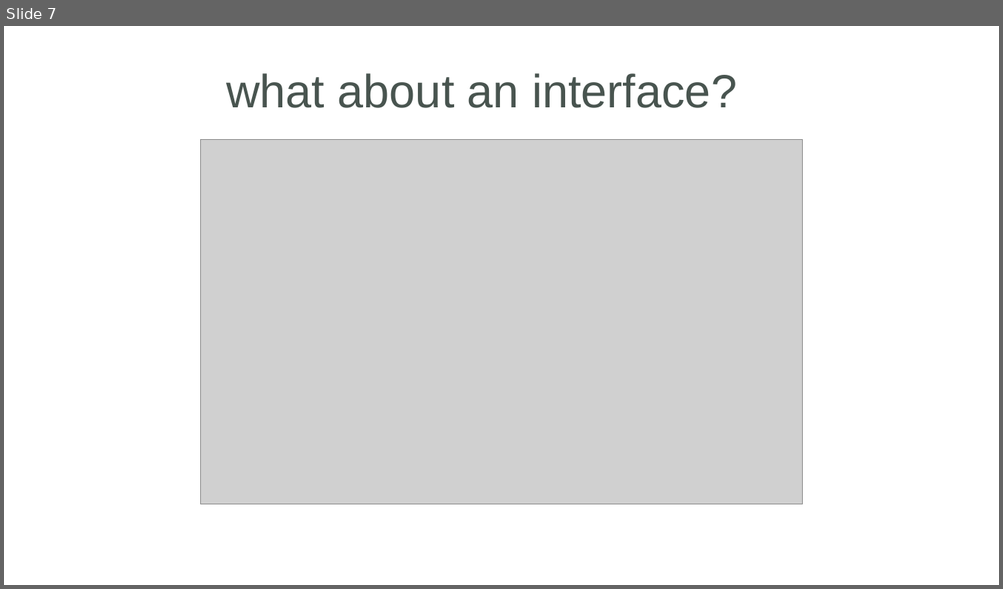
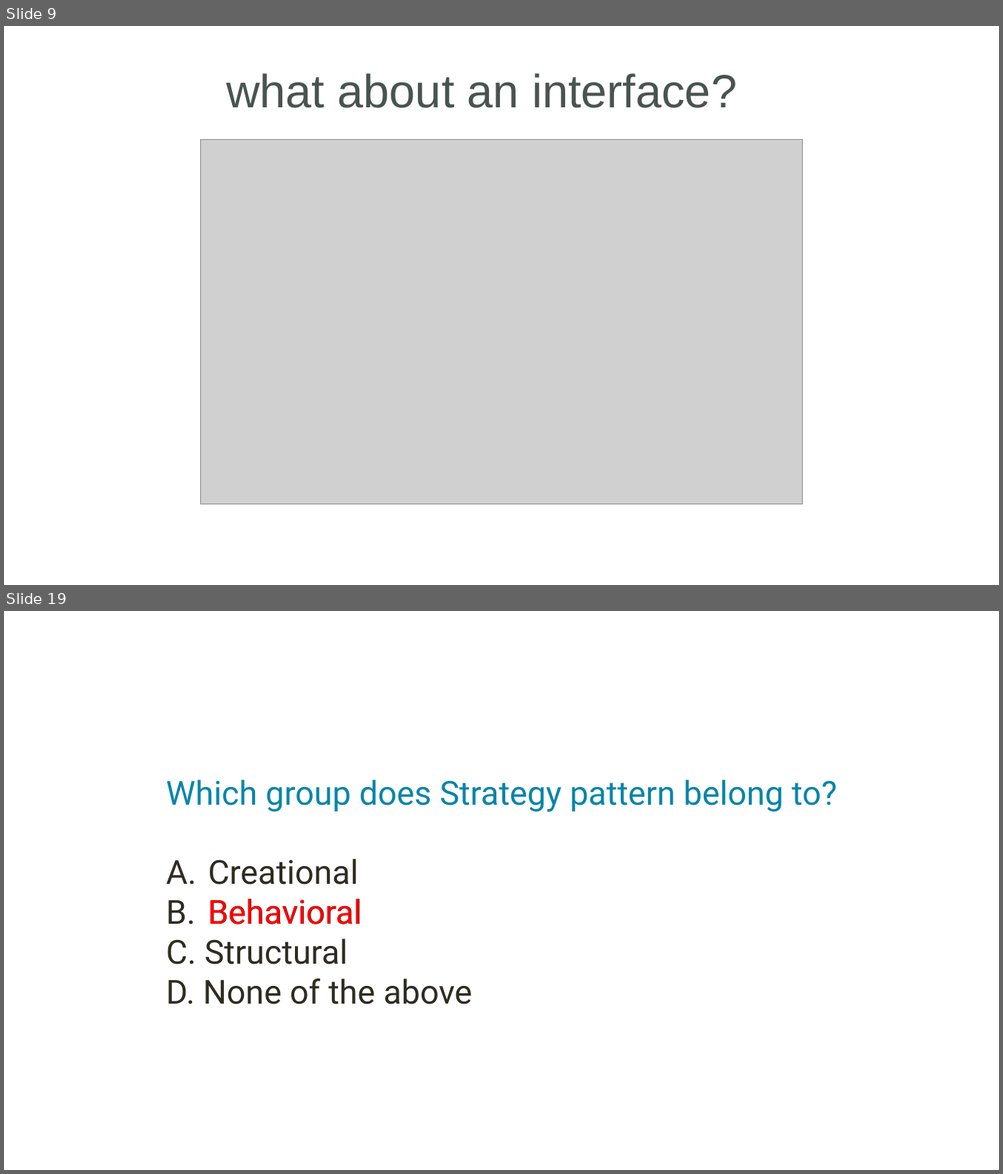
Before and after one commit to ntninh18/crossy-road, a slide deck: seminar/StrategyPattern.pptx. Shown one above the other, each under a label of ours: slide 7 before the commit, slides 9 and 19 after it; the slides between them are not shown. The pictures are 1003x589 and 1003x1174 pixels, drawn with LibreOffice and Linux fonts; fonts in the diff are those of the drawing; grey boxes stand for pictures. Boxes give left, top, right and bottom in pixels: in the first picture for what was removed or moved away, otherwise in the second. Text is boxed around its words. In the diff, an @@ line names an element or a change of style, - is before the commit and + after.

```diff
--- a/seminar/StrategyPattern.pptx
+++ b/seminar/StrategyPattern.pptx
@@ slide 19 added at box(4, 611, 999, 1170), background #FFFFFF @@
@@ text added at box(166, 780, 836, 1005), 32 pt, text #2E2B21 @@
+Which group does Strategy pattern belong to?
+A. Creational
+B. Behavioral
+C. Structural
+D. None of the above
@@ text added at box(208, 899, 361, 925), 32 pt, text #FF0000 @@
+Behavioral
@@ what was slide 7 is now slide 9 @@
```
Also in this commit, not shown: 2 slides changed, 12 other slides added, 1 slide removed.
